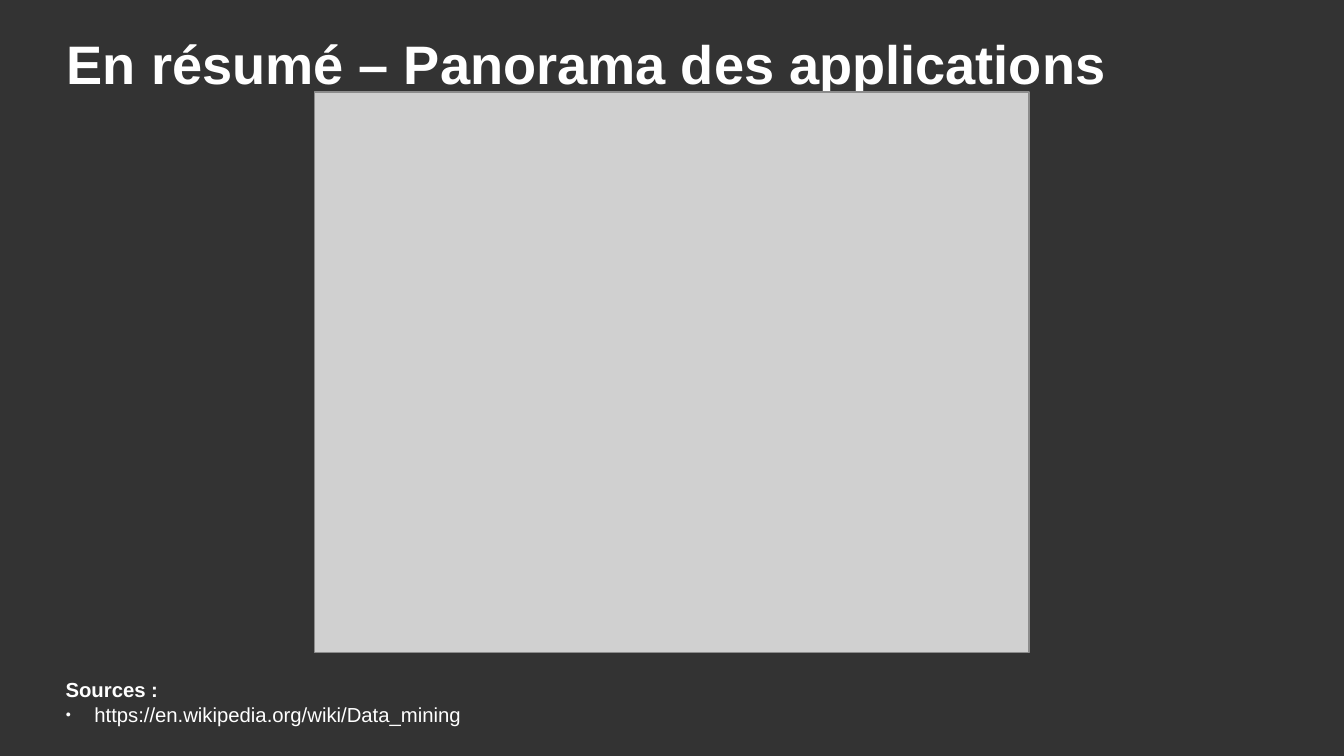
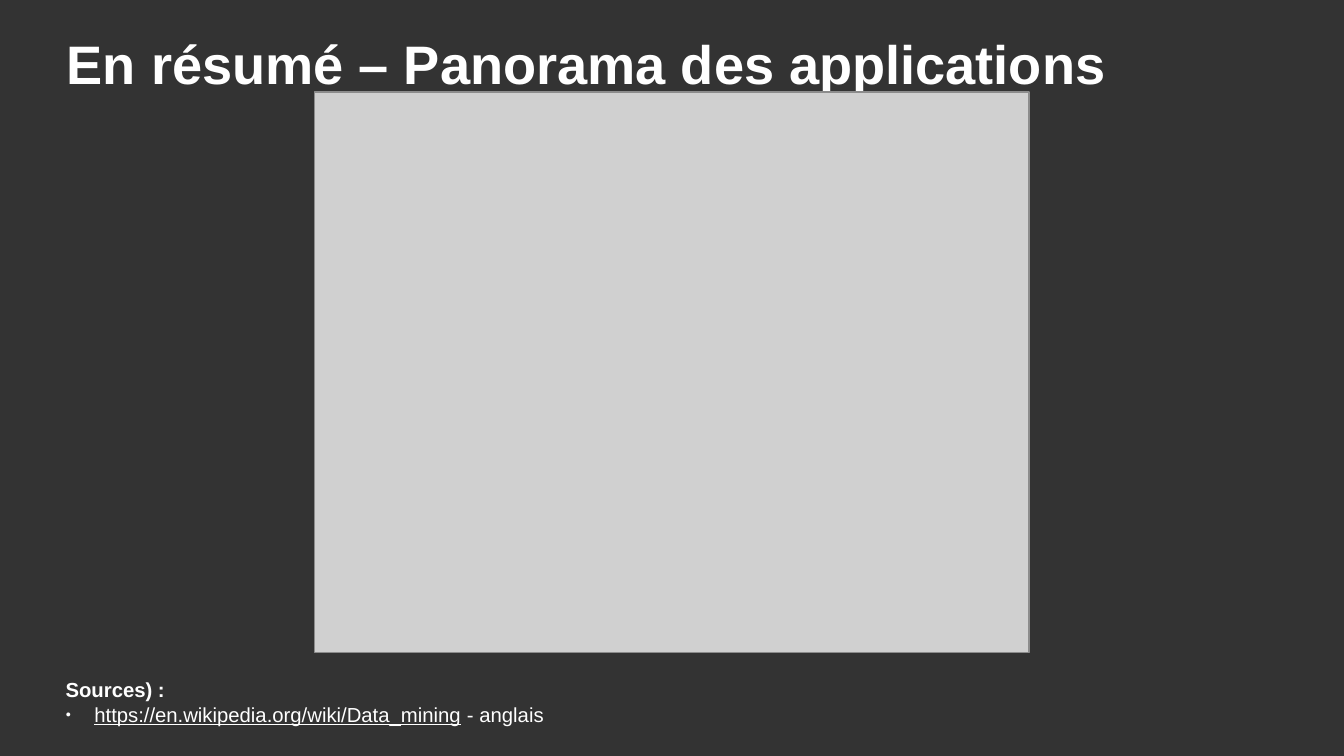
Before and after one commit to DanYellow/cours, a slide deck: slide 47 of big-data-s4/travaux-pratiques/numero-6/presentation.odp (slide 45 before the commit). Drawn at 1344x756 pixels with LibreOffice and Linux fonts; fonts in the diff are those of the drawing; grey boxes stand for pictures. Boxes give left, top, right and bottom in pixels: in the first picture for what was removed or moved away, otherwise in the second. Text is boxed around its words. In the diff, an @@ line names an element or a change of style, - is before the commit and + after.

Commit message:
Update big-data course

```diff
--- a/big-data-s4/travaux-pratiques/numero-6/presentation.odp
+++ b/big-data-s4/travaux-pratiques/numero-6/presentation.odp
@@ text at (66,682,543,727): text changed @@
-Sources :
-● https://en.wikipedia.org/wiki/Data_mining
+Sources) :
+● https://en.wikipedia.org/wiki/Data_mining - anglais
```
Also in this commit, not shown: 27 other slides changed, 2 slides added, 5 other files.
